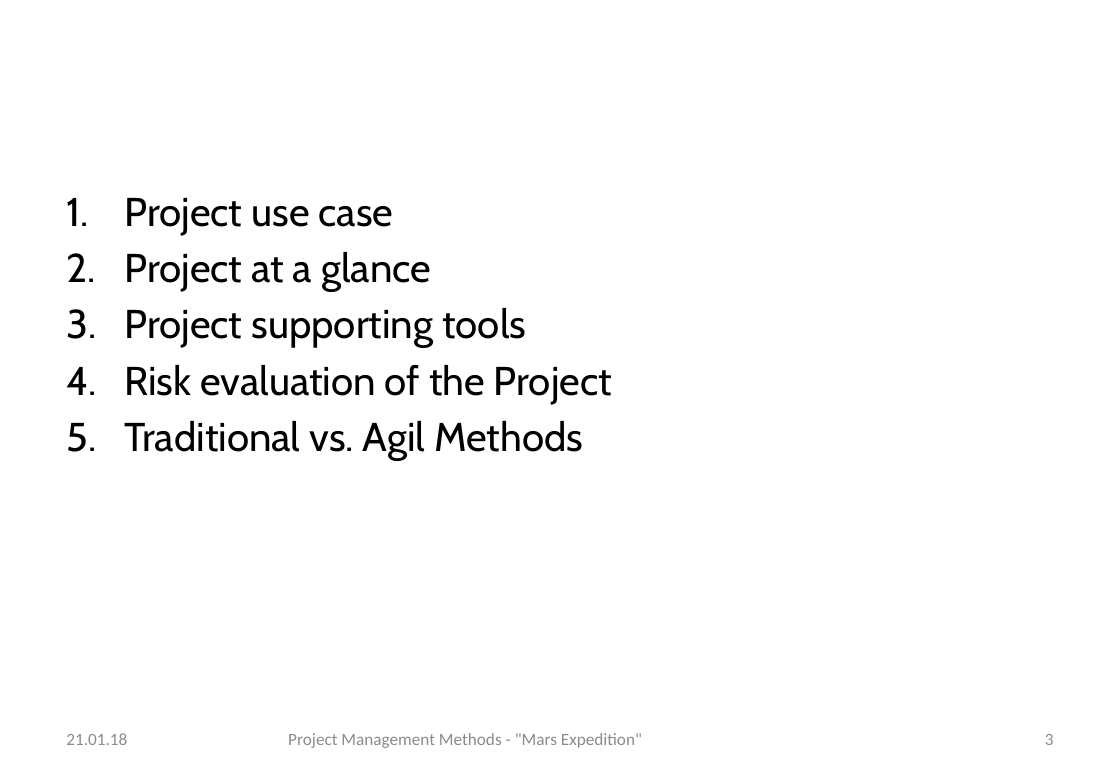
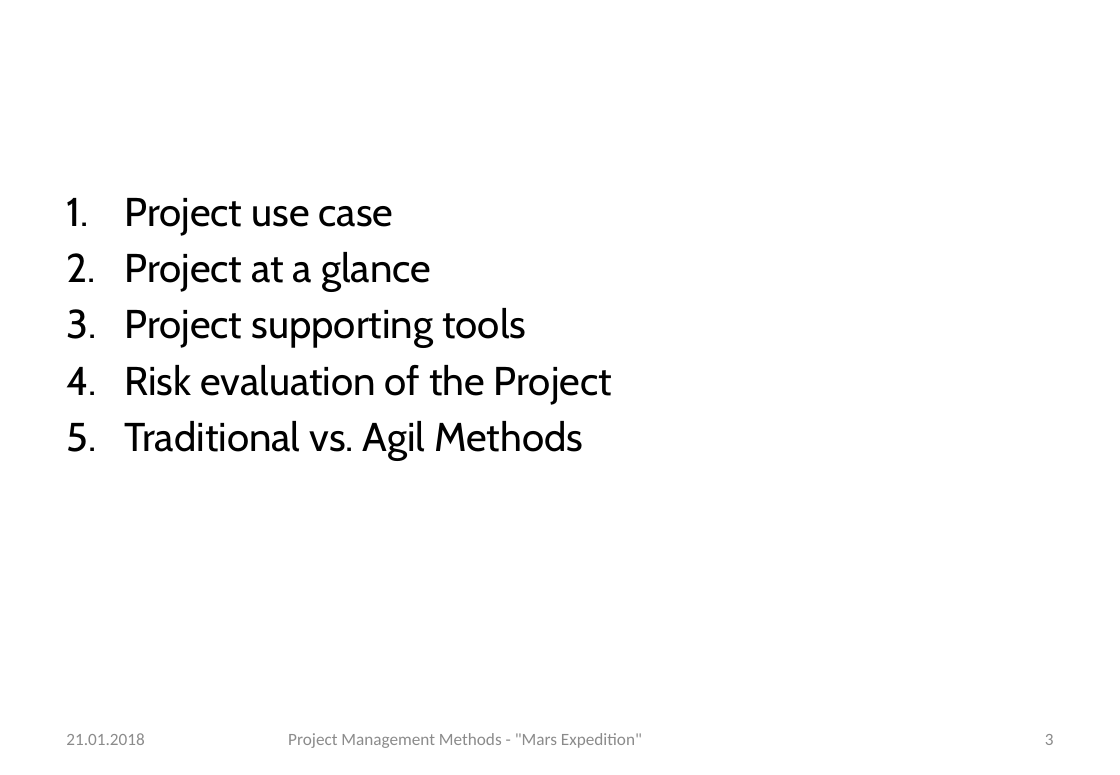
Before and after one commit to gchrizZz/RTW, a slide deck: slide 3 of 01_Projektmanagement/Assignment 5 - Project Managements Methods_Christoph.pptx. Drawn at 1120x775 pixels with LibreOffice and Linux fonts; fonts in the diff are those of the drawing; background and template pictures are left out. Boxes give left, top, right and bottom in pixels: in the first picture for what was removed or moved away, otherwise in the second. Text is boxed around its words. In the diff, an @@ line names an element or a change of style, - is before the commit and + after.

```diff
--- a/01_Projektmanagement/Assignment 5 - Project Managements Methods_Christoph.pptx
+++ b/01_Projektmanagement/Assignment 5 - Project Managements Methods_Christoph.pptx
@@ text at bbox=[66, 733, 144, 745]: text changed @@
-21.01.18
+21.01.2018
```
Also in this commit, not shown: 6 other slides changed.
